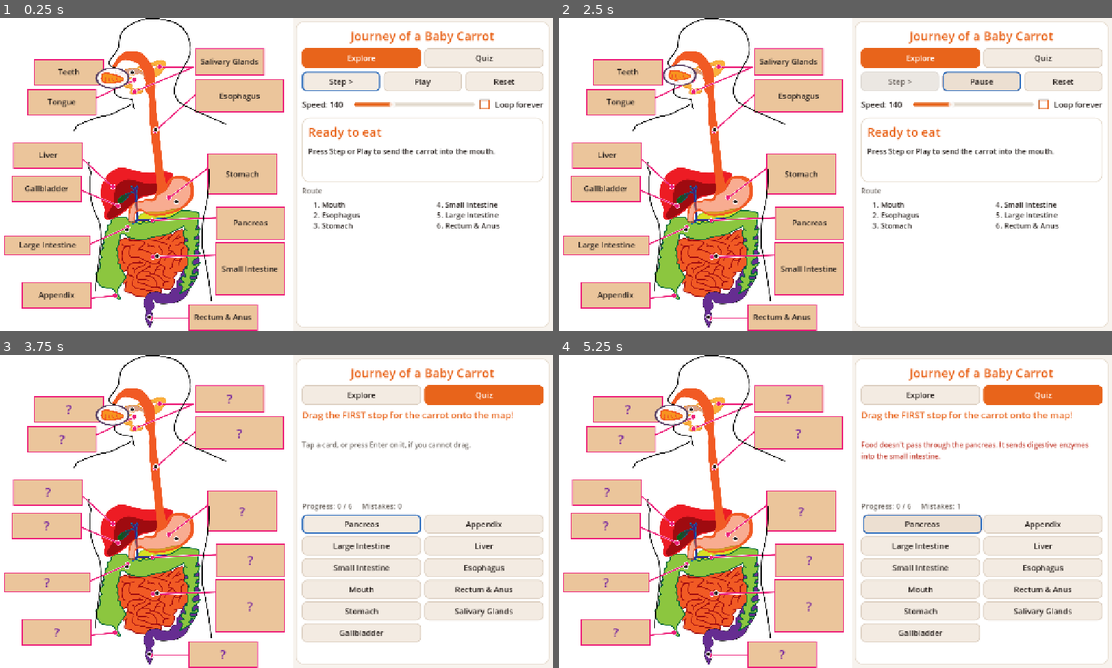
Above: before the commit, frames 1-4 (two rows, left to right).
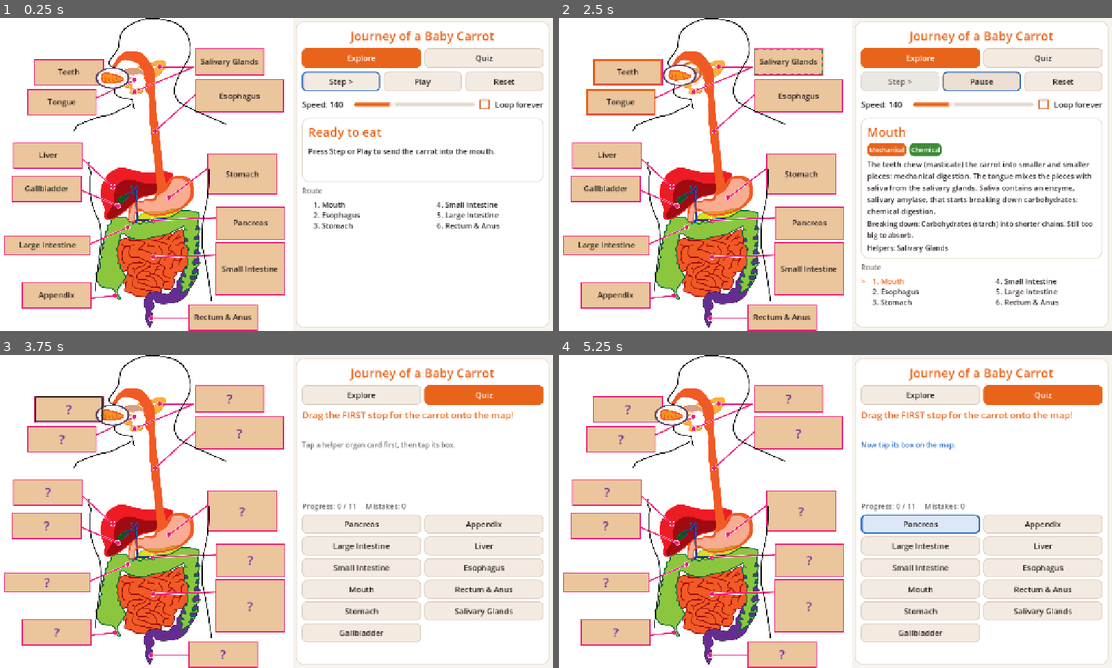
Above: after the commit, the same moments.

Repository: SFMiner/dogestive-sim
Game: Godot game, scene res://scenes/main.tscn
Same seed, same stepped clock (60 frames per second), same inputs: the game is played once before the commit and once after it.
Inputs (mouse positions are in pixels of both pictures, inside the frame that each line leads up to):
- Up to frame 1 (0.25 s): no input
- Up to frame 2 (2.5 s): click "Play" at 0.5 s; click "Explore" at 1.25 s; click "Play" at 2 s
- Up to frame 3 (3.75 s): click "Quiz" at 2.75 s; click (66, 408) at 3.52 s
- Up to frame 4 (5.25 s): click (619, 439) at 4.27 s; click "Pancreas" at 5 s

The runs differ from the first frame. In frame 1, less than 0.1% of the frame differs, in the area x 22-33%, y 16-97%; in frame 2, 5.4%, in the area x 4-99%, y 10-97%; in frame 3, 0.9%; in frame 4, 2.1%.

Commit message:
Switch panel at organ borders, require helper organs in quiz order, drop station dots
- Panel text, box outlines and the station ring switch when the carrot crosses into the
  next organ (border points measured from the SVG's organ shapes), not on arrival.
- Quiz part 1: salivary glands, liver, gallbladder, pancreas and appendix are no longer
  red herrings. Each must be dropped on its own box before the carrot can move on;
  right card at the wrong time is a reminder, not a mistake.
- Remove the black station dots; the art's pink pointer dots already mark each stop.

Co-Authored-By: Claude Opus 5.5 <noreply@anthropic.com>
Claude-Session: https://claude.ai/code/session_01U97Ud5m6MhuEKmgWxJnPsK

Diff:
--- a/scripts/engine/box_target.gd
+++ b/scripts/engine/box_target.gd
@@ -1,7 +1,7 @@
 class_name BoxTarget
 extends Button
 ## A label box on the map, one per organ. Shows "?", the name, or name + function.
-## In quiz part 2 it is also a drop target and pressable (tap a card, then tap a box).
+## In the quiz it can also be a drop target and pressable (tap a card, then tap a box).
 
 signal answer_dropped(target_id: String, card_id: String)
 signal box_pressed(target_id: String)
@@ -108,7 +108,7 @@
 	queue_redraw()
 
 
-## Part 2 (true): receives mouse/touch/keyboard. Otherwise invisible to input.
+## Quiz drop target (true): receives mouse/touch/keyboard. Otherwise invisible to input.
 func set_interactive(on: bool) -> void:
 	mouse_filter = Control.MOUSE_FILTER_STOP if on else Control.MOUSE_FILTER_IGNORE
 	focus_mode = Control.FOCUS_ALL if on else Control.FOCUS_NONE
@@ -157,11 +157,22 @@
 	box_pressed.emit(target_id)
 
 
+## Accepts quiz part 2 job cards ("organ_id") and quiz part 1 cards ("card_id").
 func _can_drop_data(_at_position: Vector2, data: Variant) -> bool:
-	return mouse_filter != Control.MOUSE_FILTER_IGNORE and not locked \
-		and data is Dictionary and (data as Dictionary).has("organ_id")
+	return mouse_filter != Control.MOUSE_FILTER_IGNORE and not locked and _card_from(data) != ""
 
 
 func _drop_data(_at_position: Vector2, data: Variant) -> void:
-	if data is Dictionary and (data as Dictionary).has("organ_id"):
-		answer_dropped.emit(target_id, str((data as Dictionary)["organ_id"]))
+	var card_id: String = _card_from(data)
+	if card_id != "":
+		answer_dropped.emit(target_id, card_id)
+
+
+func _card_from(data: Variant) -> String:
+	if not data is Dictionary:
+		return ""
+	var d: Dictionary = data
+	for key: String in ["organ_id", "card_id"]:
+		if d.has(key):
+			return str(d[key])
+	return ""
--- a/scripts/engine/main.gd
+++ b/scripts/engine/main.gd
@@ -42,6 +42,12 @@
 var _syncing: bool = false
 var _selected_card_id: String = ""
 var _revealed: Dictionary = {}
+## Organ ids labelled in quiz part 1 (helper organs dropped on their own boxes).
+var _labelled: Dictionary = {}
+## Station whose text and highlights are showing. Switches to the next station as soon as the
+## token crosses into that organ (system.switch_t), before it reaches the station dot.
+var _display_station: int = -1
+var _crossed: bool = false
 var _matched: Dictionary = {}
 
 var _map: MapView
@@ -491,6 +497,8 @@
 	_t = 0.0
 	_loop_timer = 0.0
 	current_station = -1
+	_display_station = -1
+	_crossed = false
 	token.reset_token()
 	token.position = system.start_pos
 	_map.set_highlight(-1)
@@ -559,9 +567,9 @@
 	for id: String in system.organ_order:
 		var bt: BoxTarget = _boxes[id]
 		bt.set_role(BoxTarget.Role.NONE)
-	if current_station < 0:
-		return
-	var st: Dictionary = system.stations[current_station]
+	if _display_station < 0:
+		return
+	var st: Dictionary = system.stations[_display_station]
 	for hid: String in st["helpers"]:
 		var hb: BoxTarget = _boxes[hid]
 		hb.set_role(BoxTarget.Role.HELPER)
@@ -584,17 +592,17 @@
 		ch.queue_free()
 	var last: int = system.station_count() - 1
 	for i: int in range(system.station_count()):
-		var here: bool = i == current_station
+		var here: bool = i == _display_station
 		_route_markers[i].text = ">" if here else ""
 		_route_names[i].add_theme_color_override("font_color", COL_ACCENT if here else COL_TEXT)
-	if current_station < 0:
+	if _display_station < 0:
 		_station_label.text = system.start_label
 		_info_label.text = START_TEXT
 		_breaking_label.visible = false
 		_helpers_label.visible = false
 		_end_label.visible = false
 		return
-	var st: Dictionary = system.stations[current_station]
+	var st: Dictionary = system.stations[_display_station]
 	_station_label.text = st["name"]
 	_info_label.text = st["info"]
 	var kinds: Array = st["digestion"]
@@ -613,7 +621,8 @@
 		helper_names.append(str(system.organs[hid]["name"]))
 	_helpers_label.visible = not helper_names.is_empty()
 	_helpers_label.text = "Helpers: %s" % ", ".join(helper_names)
-	_end_label.visible = current_station == last and system.next_station(current_station) == -1
+	_end_label.visible = current_station == last and _display_station == last \
+		and system.next_station(current_station) == -1
 
 
 # ---------------------------------------------------------------- movement
@@ -625,11 +634,8 @@
 	_moving = true
 	_moving_segment = seg
 	_t = 0.0
-	_map.set_highlight(-1)
-	if not quiz_mode:
-		for id: String in system.organ_order:
-			var bt: BoxTarget = _boxes[id]
-			bt.set_role(BoxTarget.Role.NONE)
+	# The old station's text and highlights stay until the token crosses into the next organ.
+	_crossed = false
 	_refresh_buttons()
 
 
@@ -665,6 +671,8 @@
 func _advance(delta: float) -> void:
 	var move_speed: float = QUIZ_SPEED if quiz_mode else speed
 	_t += delta / system.travel_time(_moving_segment, move_speed)
+	if not _crossed and _t >= system.switch_t(_moving_segment):
+		_cross_border(_moving_segment)
 	if _t >= 1.0:
 		_arrive()
 		return
@@ -672,17 +680,29 @@
 	token.on_travel(_moving_segment, _t)
 
 
+## The token has entered the organ of station `seg`: switch the panel and map highlights.
+func _cross_border(seg: int) -> void:
+	_crossed = true
+	_display_station = seg
+	_map.set_highlight(seg)
+	if quiz_mode:
+		_reveal_quiz_station(seg)
+	else:
+		_apply_roles()
+		_update_info()
+
+
 func _arrive() -> void:
 	_moving = false
+	if not _crossed:
+		_cross_border(_moving_segment)
 	current_station = _moving_segment
 	token.position = system.station_pos(current_station)
 	_busy = maxf(token.on_arrive(current_station), 0.0)
-	_map.set_highlight(current_station)
 	if quiz_mode:
 		_on_quiz_arrived()
 		return
-	_apply_roles()
-	_update_info()
+	_end_label.visible = system.next_station(current_station) == -1
 	if _playing:
 		_loop_timer = LOOP_PAUSE
 	_refresh_buttons()
@@ -731,8 +751,11 @@
 	steps_done = 0
 	matched_count = 0
 	_revealed.clear()
+	_labelled.clear()
 	_matched.clear()
-	_set_boxes_interactive(false)
+	# Every "?" box takes drops: helper cards must land on their own box; station cards
+	# count anywhere on the map (a box just passes them on).
+	_set_boxes_interactive(true)
 	for id: String in system.organ_order:
 		var bt: BoxTarget = _boxes[id]
 		bt.locked = false
@@ -743,7 +766,11 @@
 	var items: Array[Dictionary] = []
 	for i: int in range(system.station_count()):
 		items.append({"id": "station:%d" % i, "text": system.station_name(i)})
+	var organ_cards: Array[String] = system.all_quiz_helpers()
 	for oid: String in system.quiz_distractors:
+		if not organ_cards.has(oid):
+			organ_cards.append(oid)
+	for oid: String in organ_cards:
 		items.append({"id": "organ:%s" % oid, "text": str(system.organs[oid]["name"])})
 	_build_cards(items, 2, 18, "card_id")
 	_drop_area.mouse_filter = Control.MOUSE_FILTER_STOP
@@ -793,7 +820,7 @@
 
 func _update_stats() -> void:
 	if quiz_part == 1:
-		_stats_label.text = "Progress: %d / %d     Mistakes: %d" % [steps_done, system.station_count(), mistakes]
+		_stats_label.text = "Progress: %d / %d     Mistakes: %d" % [steps_done, _part1_total(), mistakes]
 	else:
 		_stats_label.text = "Progress: %d / %d     Mistakes: %d" % [matched_count, system.organ_order.size(), mistakes2]
 
@@ -820,6 +847,12 @@
 
 func _on_card_selected(id: String) -> void:
 	if quiz_part == 1:
+		if _is_helper_card(id) and not quiz_complete and not _moving and _busy <= 0.0:
+			# Helper cards must go on their own box: tap the card, then tap the box.
+			_select_card(id if _selected_card_id != id else "")
+			if _selected_card_id != "":
+				_set_feedback("Now tap its box on the map.", COL_BLUE)
+			return
 		submit_answer(id)
 		return
 	if quiz2_complete:
@@ -840,11 +873,22 @@
 
 
 func _on_box_dropped(target_id: String, card_id: String) -> void:
-	submit_match(target_id, card_id)
+	if quiz_part == 1:
+		submit_answer(card_id, target_id)
+	else:
+		submit_match(target_id, card_id)
 
 
 func _on_box_pressed(target_id: String) -> void:
-	if quiz_part != 2 or quiz2_complete:
+	if quiz_part == 1:
+		if quiz_complete:
+			return
+		if _selected_card_id == "":
+			_set_feedback("Tap a helper organ card first, then tap its box.", COL_MUTED)
+			return
+		submit_answer(_selected_card_id, target_id)
+		return
+	if quiz2_complete:
 		return
 	if _selected_card_id == "":
 		_set_feedback("Pick a job card first, then tap the organ.", COL_MUTED)
@@ -852,17 +896,29 @@
 	submit_match(target_id, _selected_card_id)
 
 
-## Quiz part 1: card id is "station:<i>" or "organ:<id>".
-func submit_answer(card_id: String) -> void:
+## Quiz part 1: card id is "station:<i>" or "organ:<id>". `target_id` is the organ box it was
+## dropped on ("" = open map, or tapped). Station cards count anywhere; helper organ cards
+## must land on their own box, and the whole helper group must be labelled before moving on.
+func submit_answer(card_id: String, target_id: String = "") -> void:
 	if not quiz_mode or quiz_part != 1 or _moving or _busy > 0.0 or quiz_complete:
 		return
 	var expected: int = system.next_station(current_station)
 	var card: StationCard = _find_card(card_id)
 	if card != null and card.used:
 		return
+	if _is_helper_card(card_id):
+		_submit_helper(card, card_id.substr(6), target_id)
+		return
+	_select_card("")
 	var guess: int = -1
 	if card_id.begins_with("station:"):
 		guess = int(card_id.substr(8))
+	if guess == expected and guess >= 0 and not _pending_helpers().is_empty():
+		# Right stop, wrong time: a reminder, not a mistake.
+		_set_feedback("Right stop, but not yet! First label the helper organs on the map.", COL_ACCENT)
+		if card != null:
+			card.shake()
+		return
 	if guess == expected and guess >= 0:
 		steps_done += 1
 		if card != null:
@@ -921,9 +977,80 @@
 		card.shake()
 
 
-func _on_quiz_arrived() -> void:
-	var st: Dictionary = system.stations[current_station]
-	_revealed[current_station] = true
+func _submit_helper(card: StationCard, oid: String, target_id: String) -> void:
+	_select_card("")
+	var organ_name: String = str(system.organs[oid]["name"])
+	if target_id == "":
+		_set_feedback("Drop the %s card right on its own box on the map." % organ_name, COL_ACCENT)
+		return
+	if target_id != oid:
+		mistakes += 1
+		_set_feedback("That box isn't the %s. Try another box." % organ_name, COL_RED)
+		_update_stats()
+		if card != null:
+			card.shake()
+		return
+	var pending: Array[String] = _pending_helpers()
+	if not pending.has(oid):
+		# Right box, wrong time: a reminder, not a mistake.
+		if pending.is_empty():
+			_set_feedback("Right box, but not yet! Follow %s: where does it go next?" % system.traveller_name, COL_ACCENT)
+		else:
+			_set_feedback("Right box, but not yet! Label the helper organs for this part first.", COL_ACCENT)
+		if card != null:
+			card.shake()
+		return
+	_labelled[oid] = true
+	steps_done += 1
+	if card != null:
+		card.mark_used()
+	var bt: BoxTarget = _boxes[oid]
+	bt.set_state(BoxTarget.State.NAME)
+	bt.set_interactive(false)
+	var left: int = _pending_helpers().size()
+	var msg: String = "Correct! %s" % str(system.organs[oid]["hint"])
+	if left > 0:
+		msg += " %d more to label." % left
+	else:
+		_prompt_label.text = _next_prompt()
+	_set_feedback(msg, COL_GREEN)
+	_update_stats()
+	_focus_first_card()
+
+
+func _is_helper_card(card_id: String) -> bool:
+	return card_id.begins_with("organ:") and system.all_quiz_helpers().has(card_id.substr(6))
+
+
+## Helper organs still to be labelled before the token may move to the next station.
+func _pending_helpers() -> Array[String]:
+	var left: Array[String] = []
+	var group: Dictionary = system.helper_group_before(system.next_station(current_station))
+	if group.is_empty():
+		return left
+	for oid: String in group["organs"]:
+		if not _labelled.has(oid):
+			left.append(oid)
+	return left
+
+
+func _part1_total() -> int:
+	return system.station_count() + system.all_quiz_helpers().size()
+
+
+func _next_prompt() -> String:
+	if not _pending_helpers().is_empty():
+		var group: Dictionary = system.helper_group_before(system.next_station(current_station))
+		return str(group["prompt"])
+	if current_station < 0:
+		return "Drag the FIRST stop for %s onto the map!" % system.traveller_name
+	var who: String = system.traveller_name.substr(0, 1).to_upper() + system.traveller_name.substr(1)
+	return "%s is in the %s. Drag the NEXT stop onto the map!" % [who, system.station_name(current_station)]
+
+
+## Quiz: the token has crossed into station `seg`'s organ; name its boxes and outline them.
+func _reveal_quiz_station(seg: int) -> void:
+	_revealed[seg] = true
 	for id: String in system.organ_order:
 		var bt: BoxTarget = _boxes[id]
 		bt.set_role(BoxTarget.Role.NONE)
@@ -931,12 +1058,17 @@
 		for bid: String in system.stations[i]["boxes"]:
 			var rb: BoxTarget = _boxes[bid]
 			rb.set_state(BoxTarget.State.NAME)
-	for cid: String in st["boxes"]:
+			rb.set_interactive(false)
+	for cid: String in system.stations[seg]["boxes"]:
 		var cb: BoxTarget = _boxes[cid]
 		cb.set_role(BoxTarget.Role.CURRENT)
+
+
+func _on_quiz_arrived() -> void:
+	var st: Dictionary = system.stations[current_station]
 	_update_stats()
 	var info: String = st["info"]
-	if steps_done >= system.station_count():
+	if system.next_station(current_station) == -1:
 		quiz_complete = true
 		_prompt_label.text = "Part 1 complete! Mistakes: %d" % mistakes
 		_set_feedback("Correct! %s" % info, COL_GREEN)
@@ -949,6 +1081,6 @@
 			_again_btn.visible = true
 			_again_btn.call_deferred("grab_focus")
 		return
-	_prompt_label.text = "%s is in the %s. Drag the NEXT stop onto the map!" % [(system.traveller_name.substr(0, 1).to_upper() + system.traveller_name.substr(1)), system.station_name(current_station)]
+	_prompt_label.text = _next_prompt()
 	_set_feedback("Correct! %s" % info, COL_GREEN)
 	_focus_first_card()
--- a/scripts/engine/map_view.gd
+++ b/scripts/engine/map_view.gd
@@ -1,9 +1,9 @@
 class_name MapView
 extends Node2D
-## Draws the map: white background, the artwork, a dot at every station and a pulsing
-## ring at the current station. Map-local space == screen. Knows only SimSystem.
+## Draws the map: white background, the artwork and a pulsing ring at the current station.
+## No station dots: the artwork's pink pointer dots already mark each stop.
+## Map-local space == screen. Knows only SimSystem.
 
-const COL_DOT: Color = Color(0.16, 0.13, 0.12)
 const COL_HIGHLIGHT: Color = Color("#e8641b")
 
 var _system: SimSystem
@@ -42,10 +42,6 @@
 	draw_rect(Rect2(Vector2.ZERO, _system.map_size), Color.WHITE)
 	if _background != null:
 		draw_texture_rect(_background, _system.background_rect, false)
-	for i: int in range(_system.station_count()):
-		var p: Vector2 = _system.station_pos(i)
-		draw_circle(p, 5.5, Color.WHITE, true, -1.0, true)
-		draw_circle(p, 3.5, COL_DOT, true, -1.0, true)
 	if _highlight >= 0:
 		var hp: Vector2 = _system.station_pos(_highlight)
 		var wave: float = 0.5 + 0.5 * sin(_pulse * 6.0)
--- a/scripts/engine/sim_system.gd
+++ b/scripts/engine/sim_system.gd
@@ -29,6 +29,9 @@
 ## }
 var stations: Array[Dictionary] = []
 var segments: Array[PackedVector2Array] = []
+## Fraction (0..1) along segments[i] where the token crosses the border into station i's organ.
+## The side panel and map highlights switch there instead of on arrival. Missing entries = 1.0.
+var segment_switch_t: Array[float] = []
 
 ## Organ id -> { "name": String, "box": Rect2, "function": String, "hint": String }
 ## "hint" is the feedback when the organ is wrongly picked as the next station in quiz part 1.
@@ -37,6 +40,13 @@
 var organ_order: Array[String] = []
 ## Organ ids offered as wrong-answer cards in quiz part 1 (food never passes through them).
 var quiz_distractors: Array[String] = []
+## Quiz part 1: helper organs the student must label (drop each card on its own box) before
+## the token may move INTO a station. Each: {
+##   "before": int     – station index the group must be finished before,
+##   "organs": Array[String] – organ ids (any order),
+##   "prompt": String  – shown while the group is still unlabelled,
+## }
+var quiz_helper_groups: Array[Dictionary] = []
 ## Whether quiz part 2 (drag each organ's function onto its box) exists for this system.
 var has_match_quiz: bool = false
 
@@ -84,6 +94,31 @@
 	return clampf(segment_length(seg) / maxf(speed, 1.0), min_travel_time, max_travel_time)
 
 
+## Where along segment `seg` (0..1) the token enters the next station's organ.
+func switch_t(seg: int) -> float:
+	if seg >= 0 and seg < segment_switch_t.size():
+		return clampf(segment_switch_t[seg], 0.0, 1.0)
+	return 1.0
+
+
+## The helper group that must be labelled before entering `station`, or {} if none.
+func helper_group_before(station: int) -> Dictionary:
+	for g: Dictionary in quiz_helper_groups:
+		if int(g["before"]) == station:
+			return g
+	return {}
+
+
+## Every organ id that appears in a helper group.
+func all_quiz_helpers() -> Array[String]:
+	var ids: Array[String] = []
+	for g: Dictionary in quiz_helper_groups:
+		for oid: String in g["organs"]:
+			if not ids.has(oid):
+				ids.append(oid)
+	return ids
+
+
 ## Index of the station after `index`, or -1 when a linear system has ended.
 func next_station(index: int) -> int:
 	if index + 1 < stations.size():
--- a/scripts/systems/digestive_system.gd
+++ b/scripts/systems/digestive_system.gd
@@ -31,6 +31,10 @@
 	_build_organs()
 	_build_stations()
 	_build_segments()
+	# Where each leg crosses into the next organ's shape. Measured by testing every path point
+	# against the SVG's named shapes (_Path_OralCavity, _Path_Esophagus, StomachWalls,
+	# SmallIntestine, UpperColon, LowerColon = the purple rectum). Re-measure if the art changes.
+	segment_switch_t = [0.375, 0.18, 0.68, 0.13, 0.63, 0.734]
 
 
 func _box(x0: float, y0: float, x1: float, y1: float) -> Rect2:
@@ -102,7 +106,23 @@
 	}
 	organ_order = ["teeth", "tongue", "salivary", "esophagus", "liver", "gallbladder", "stomach",
 		"pancreas", "small_intestine", "large_intestine", "appendix", "rectum"]
-	quiz_distractors = ["salivary", "liver", "gallbladder", "pancreas", "appendix"]
+	# No pure red herrings: every non-tract organ has a "?" box on the map, so students must
+	# label each one (on its own box) before the carrot can move on. See quiz_helper_groups.
+	quiz_distractors = []
+	quiz_helper_groups = [
+		{
+			"before": ESOPHAGUS, "organs": ["salivary"],
+			"prompt": "Before you swallow, label the helper organ that works in the mouth. Drag it onto its own box!",
+		},
+		{
+			"before": SMALL_INTESTINE, "organs": ["liver", "gallbladder", "pancreas"],
+			"prompt": "Before the carrot moves on, label the 3 helper organs that send juices to the next stop!",
+		},
+		{
+			"before": LARGE_INTESTINE, "organs": ["appendix"],
+			"prompt": "Before the waste moves on, label the small dead-end pouch on the next part of the tract!",
+		},
+	]
 
 
 func _build_stations() -> void:
Not shown, changed: CLAUDE.md
Not shown, changed: docs/SPEC.md
